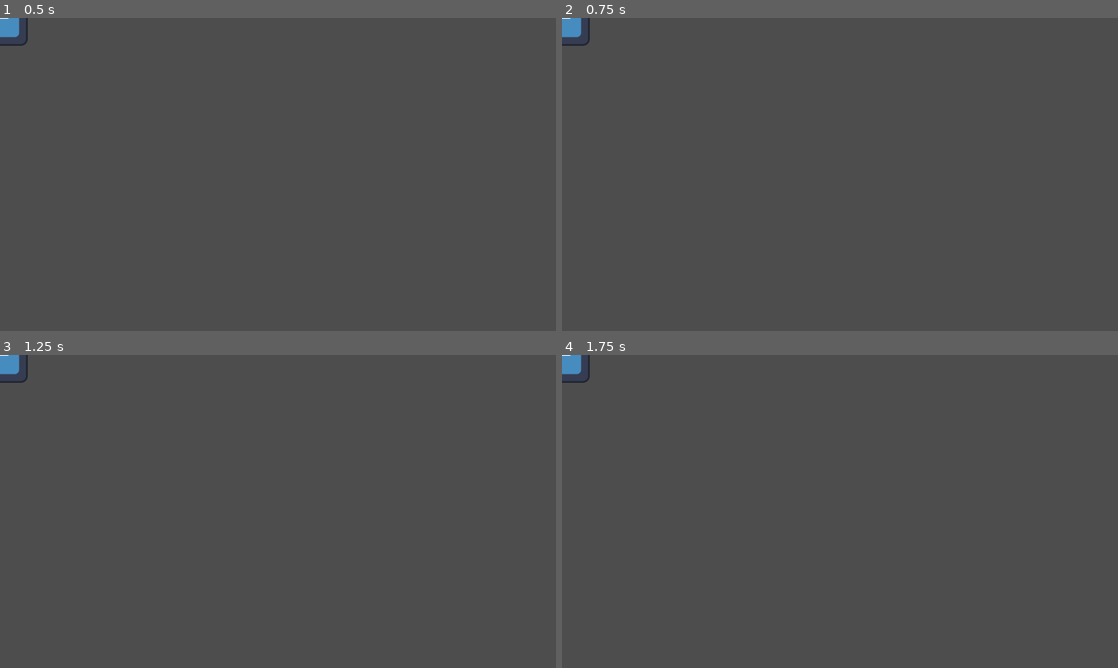
Above: before the commit, frames 1-4 (two rows, left to right).
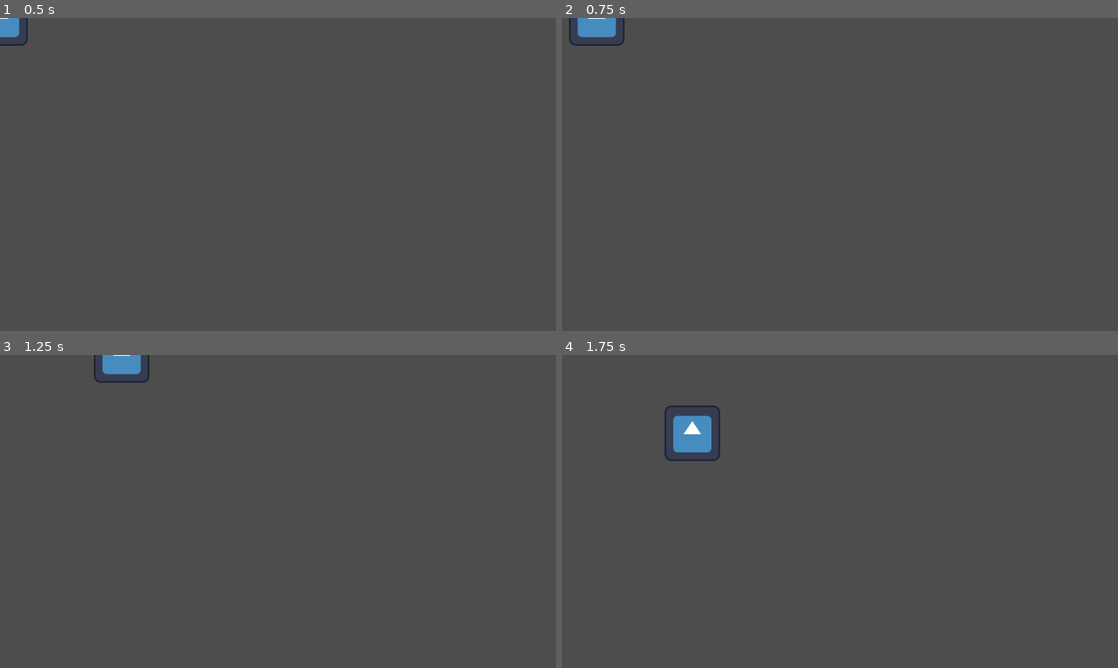
Above: after the commit, the same moments.

Repository: Soul-twan/informatica-eindproject
Game: Godot game, scene res://scene.tscn
The game is run twice, just before and just after one commit, with the same random seed, the same clock (stepped at 60 frames per second) and the same inputs. The engine's default icon, where the game draws it, is replaced by a stand-in: a white triangle on a blue panel in a dark square.
Inputs:
- Up to frame 1 (0.5 s): no input
- Up to frame 2 (0.75 s): tap Enter at 0.5 s; hold D from 0.53 s (still down)
- Up to frame 3 (1.25 s): keep holding D
- Up to frame 4 (1.75 s): release D at 1.28 s; hold S from 1.28 s (still down)

Frame 1 is identical in both runs. In frame 2, 0.7% of the frame differs, in the area x 0-12%, y 0-9%; in frame 3, 0.8%; in frame 4, 1.3%, in the area x 0-29%, y 0-34%.

Commit message:
added controls

Diff:
--- a/player.gd
+++ b/player.gd
@@ -8,4 +8,11 @@
 
 # Called every frame. 'delta' is the elapsed time since the previous frame.
 func _process(delta: float) -> void:
-	pass
+	if Input.is_key_pressed(KEY_A):
+		position += Vector2(-400,0) * delta
+	if Input.is_key_pressed(KEY_D):
+		position += Vector2(400,0) * delta
+	if Input.is_key_pressed(KEY_S):
+		position += Vector2(0, 400) * delta
+	if Input.is_key_pressed(KEY_W):
+		position += Vector2(0, -400) * delta
